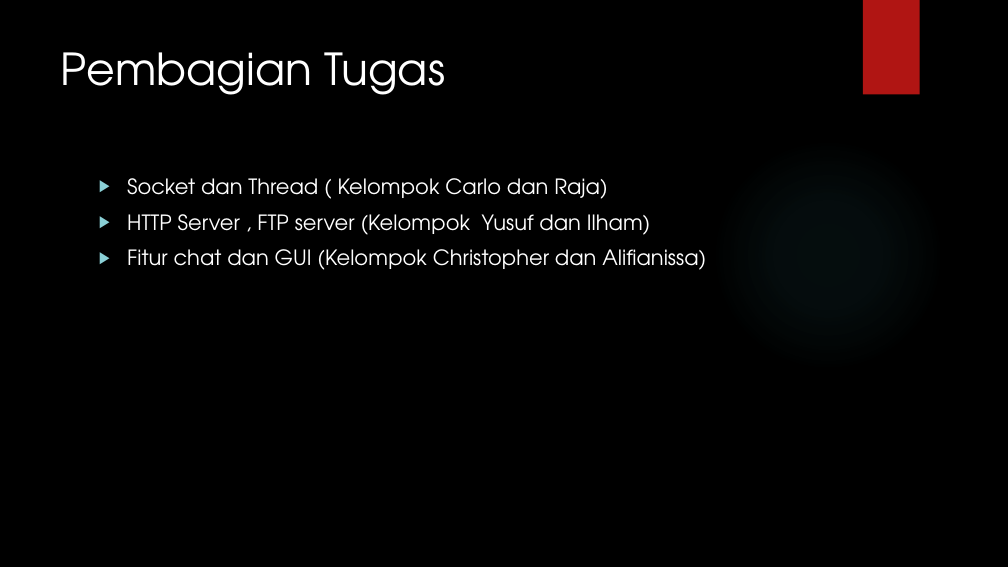
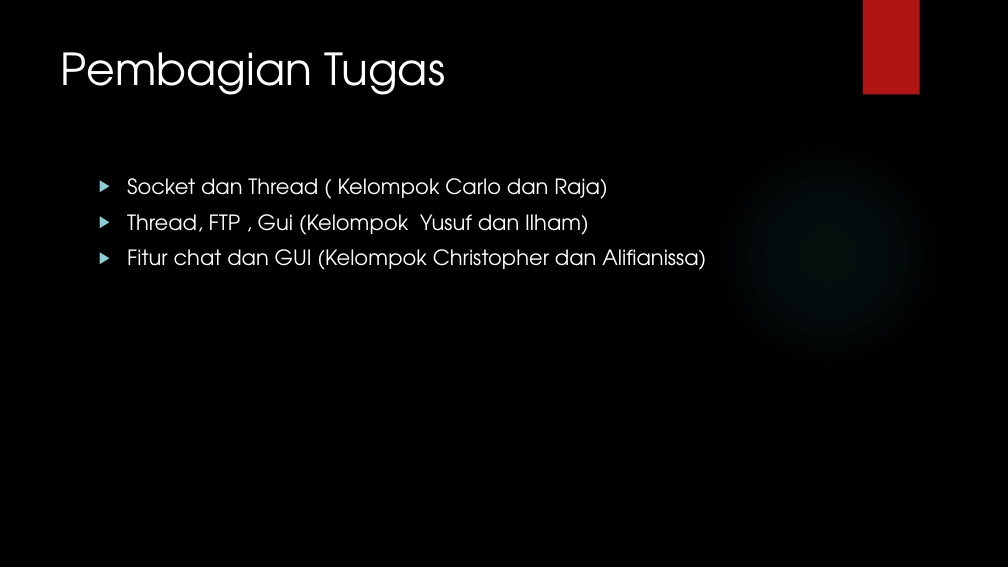
Before and after one commit to carwima/FP_PROGJAR, a slide deck: slide 5 of Presentations/Proposal.pptx. Drawn at 1008x567 pixels with LibreOffice and Linux fonts; fonts in the diff are those of the drawing; background and template pictures are left out. Boxes give left, top, right and bottom in pixels: in the first picture for what was removed or moved away, otherwise in the second. Text is boxed around its words. In the diff, an @@ line names an element or a change of style, - is before the commit and + after.

```diff
--- a/Presentations/Proposal.pptx
+++ b/Presentations/Proposal.pptx
@@ text at bbox=[127, 214, 589, 235]: text changed @@
-▶ HTTP Server , FTP server (Kelompok Yusuf dan Ilham)
+▶ Thread, FTP , Gui (Kelompok Yusuf dan Ilham)
```
Also in this commit, not shown: 2 other slides changed, 9 other files.
